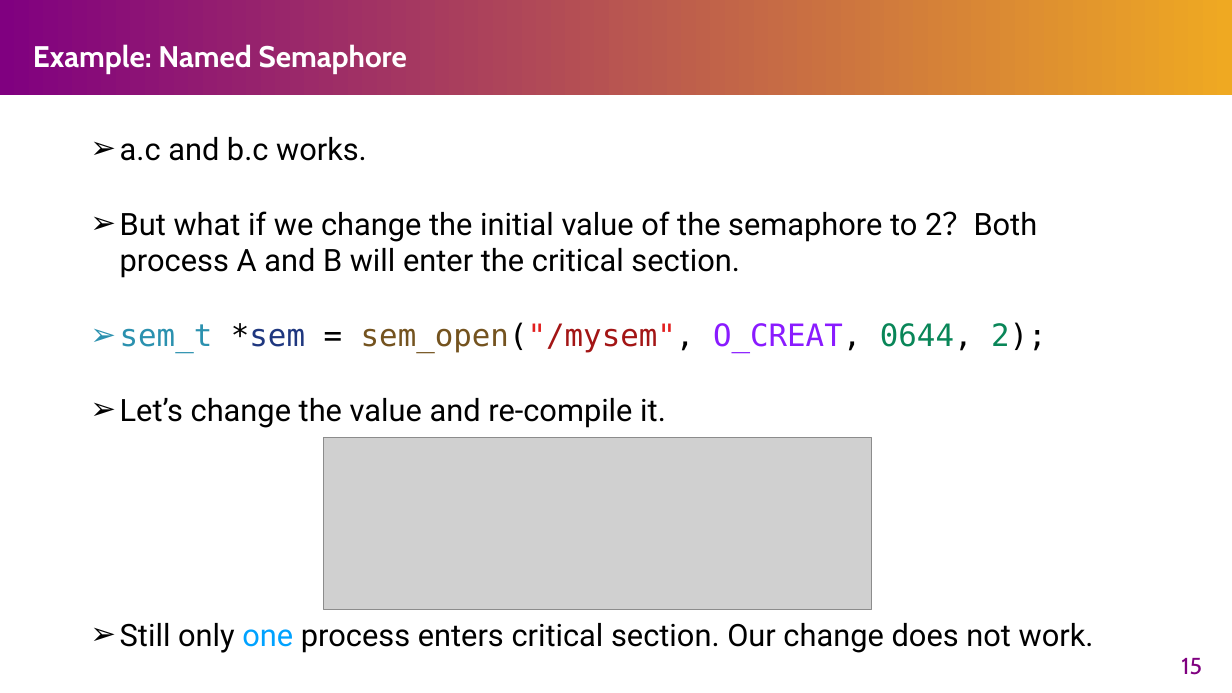
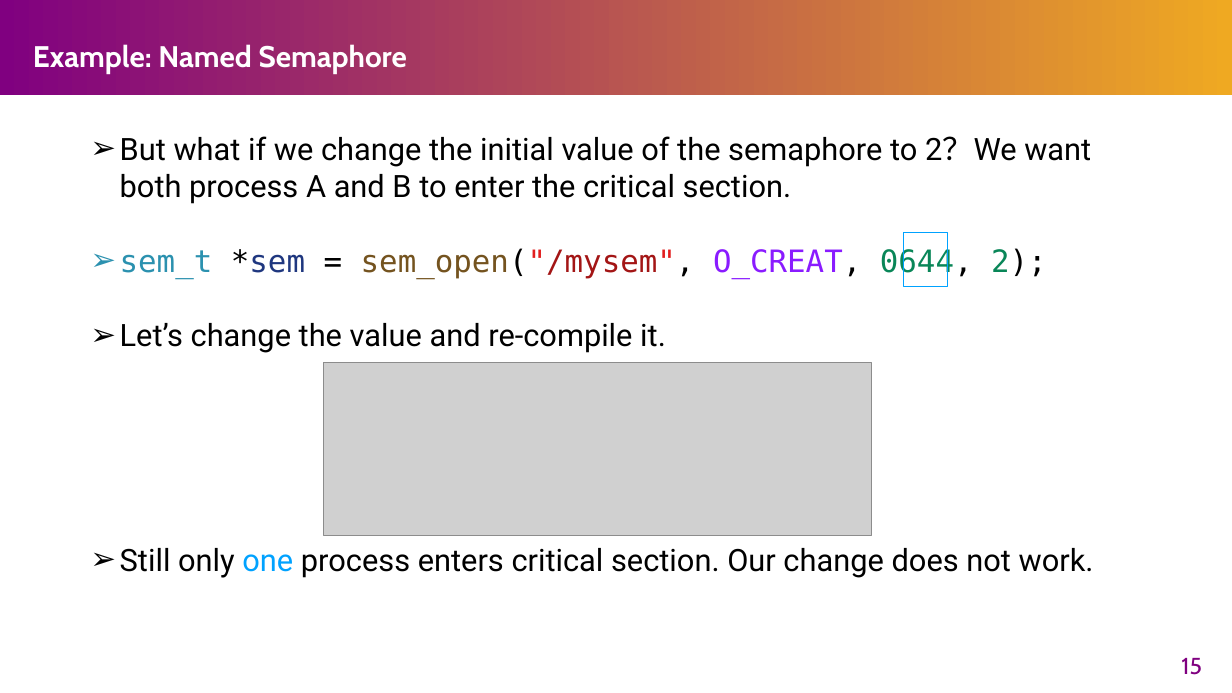
Before and after one commit to henryhxu/CSCI3150, a slide deck: slide 15 of tutorial/T06/tut06.pptx. Drawn at 1232x693 pixels with LibreOffice and Linux fonts; fonts in the diff are those of the drawing; grey boxes stand for pictures. Boxes give left, top, right and bottom in pixels: in the first picture for what was removed or moved away, otherwise in the second. Text is boxed around its words. In the diff, an @@ line names an element or a change of style, - is before the commit and + after.

```diff
--- a/tutorial/T06/tut06.pptx
+++ b/tutorial/T06/tut06.pptx
@@ text at box(120, 136, 1091, 204): text changed @@
-➢ a.c and b.c works.
-➢ But what if we change the initial value of the semaphore to 2？Both process A and B will enter the critical section.
+➢ But what if we change the initial value of the semaphore to 2？We want both process A and B to enter the critical section.
@@ rectangle added at box(903, 232, 947, 287), outline #00A2FF 0.75 pt @@
@@ picture: place and size @@
-picture at box(323, 437, 872, 609)
+picture at box(323, 363, 872, 535)
```
Also in this commit, not shown: 6 other slides changed.
